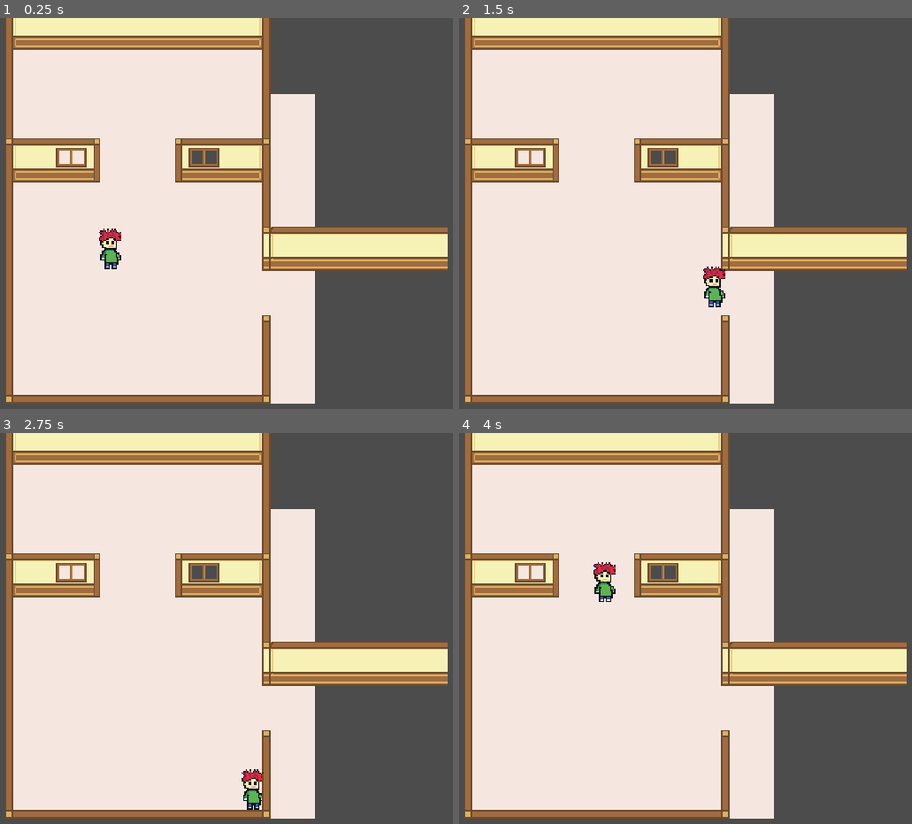
Above: before the commit, frames 1-4 (two rows, left to right).
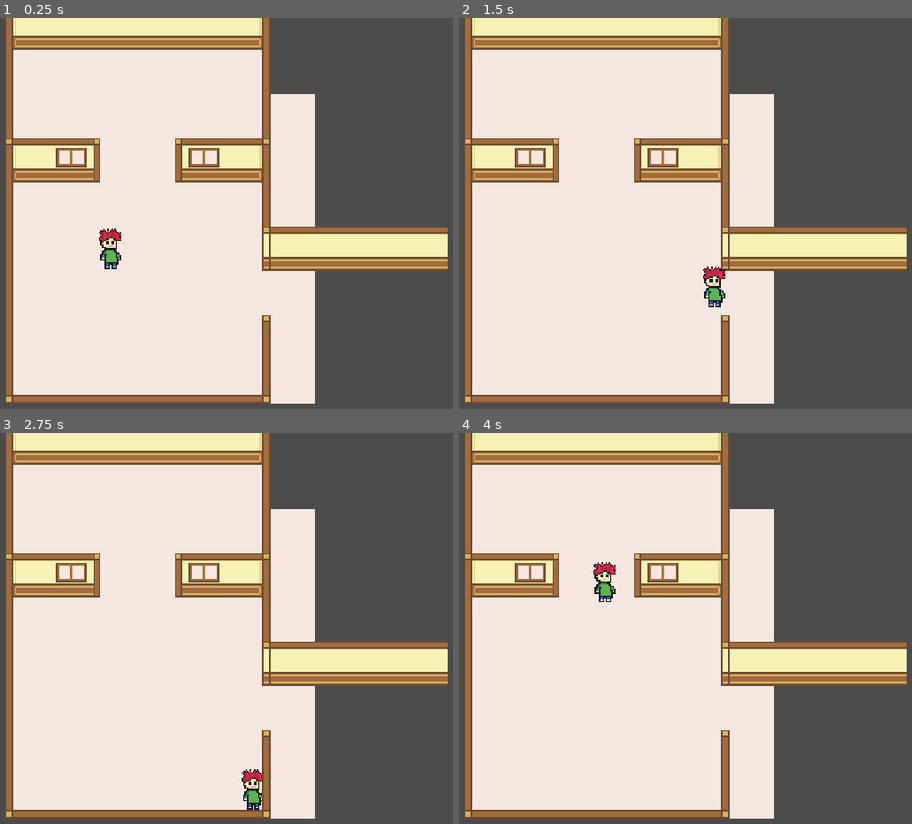
Above: after the commit, the same moments.

Repository: kevinms/godot-wild-jam-24
Game: Godot game, scene res://House.tscn
Same seed, same stepped clock (60 frames per second), same inputs: the game is played once before the commit and once after it. This scene is started directly instead of the project's main scene.
Inputs:
- Up to frame 1 (0.25 s): no input
- Up to frame 2 (1.5 s): tap Enter at 0.5 s; hold Right (ui_right) 0.53-1.28 s; hold Down (ui_down) from 1.28 s (still down)
- Up to frame 3 (2.75 s): release Down (ui_down) at 2.03 s; hold Right (ui_right) from 2.03 s (still down)
- Up to frame 4 (4 s): tap Space at 2.75 s; release Right (ui_right) at 2.78 s; hold Up (ui_up) 2.78-3.53 s; hold Left (ui_left) from 3.53 s (still down)

The runs differ from the first frame. In frame 1, 0.2% of the frame differs, in the area x 42-61%, y 33-62%; in frame 2, 0.2%; in frame 3, 0.2%; in frame 4, 0.2%.

Commit message:
More work on wall tileset with collision fixes and style changes.

Diff:
--- a/House.tscn
+++ b/House.tscn
@@ -27,21 +27,18 @@
 0/shapes = [  ]
 0/z_index = 0
 
-[sub_resource type="ConvexPolygonShape2D" id=1]
-points = PoolVector2Array( 32, 28, 0, 28, 0, 24, 32, 24 )
-
 [sub_resource type="ConvexPolygonShape2D" id=2]
+points = PoolVector2Array( 32, 28, 0, 28, 0, 24, 32, 24 )
+
+[sub_resource type="ConvexPolygonShape2D" id=3]
 points = PoolVector2Array( 32, 28, 6, 28, 6, 24, 32, 24 )
 
-[sub_resource type="ConvexPolygonShape2D" id=3]
-points = PoolVector2Array( 32, 28, 0, 28, 0, 24, 32, 24 )
-
 [sub_resource type="ConvexPolygonShape2D" id=4]
+points = PoolVector2Array( 32, 28, 0, 28, 0, 24, 32, 24 )
+
+[sub_resource type="ConvexPolygonShape2D" id=5]
 points = PoolVector2Array( 26, 28, 0, 28, 0, 24, 26, 24 )
 
-[sub_resource type="ConvexPolygonShape2D" id=5]
-points = PoolVector2Array( 6, 32, 0, 32, 0, 0, 6, 0 )
-
 [sub_resource type="ConvexPolygonShape2D" id=6]
 points = PoolVector2Array( 6, 32, 0, 32, 0, 0, 6, 0 )
 
@@ -49,17 +46,17 @@
 points = PoolVector2Array( 6, 32, 0, 32, 0, 0, 6, 0 )
 
 [sub_resource type="ConvexPolygonShape2D" id=8]
+points = PoolVector2Array( 6, 32, 0, 32, 0, 0, 6, 0 )
+
+[sub_resource type="ConvexPolygonShape2D" id=9]
 points = PoolVector2Array( 6, 26, 32, 26, 32, 32, 6, 32 )
 
-[sub_resource type="ConvexPolygonShape2D" id=9]
+[sub_resource type="ConvexPolygonShape2D" id=10]
 points = PoolVector2Array( 32, 32, 0, 32, 0, 26, 32, 26 )
 
-[sub_resource type="ConvexPolygonShape2D" id=10]
+[sub_resource type="ConvexPolygonShape2D" id=11]
 points = PoolVector2Array( 26, 32, 0, 32, 0, 26, 26, 26 )
 
-[sub_resource type="ConvexPolygonShape2D" id=11]
-points = PoolVector2Array( 32, 32, 26, 32, 26, 0, 32, 0 )
-
 [sub_resource type="ConvexPolygonShape2D" id=12]
 points = PoolVector2Array( 32, 32, 26, 32, 26, 0, 32, 0 )
 
@@ -67,13 +64,13 @@
 points = PoolVector2Array( 32, 32, 26, 32, 26, 0, 32, 0 )
 
 [sub_resource type="ConvexPolygonShape2D" id=14]
-points = PoolVector2Array( 6, 32, 0, 32, 0, 0, 6, 0 )
+points = PoolVector2Array( 32, 32, 26, 32, 26, 0, 32, 0 )
 
 [sub_resource type="ConvexPolygonShape2D" id=15]
-points = PoolVector2Array( 32, 32, 26, 32, 26, 0, 32, 0 )
+points = PoolVector2Array( 6, 32, 0, 32, 0, 0, 6, 0 )
 
 [sub_resource type="ConvexPolygonShape2D" id=16]
-points = PoolVector2Array( 32, 28, 0, 28, 0, 24, 32, 24 )
+points = PoolVector2Array( 32, 32, 26, 32, 26, 0, 32, 0 )
 
 [sub_resource type="ConvexPolygonShape2D" id=17]
 points = PoolVector2Array( 32, 28, 0, 28, 0, 24, 32, 24 )
@@ -81,31 +78,34 @@
 [sub_resource type="ConvexPolygonShape2D" id=18]
 points = PoolVector2Array( 32, 28, 0, 28, 0, 24, 32, 24 )
 
+[sub_resource type="ConvexPolygonShape2D" id=19]
+points = PoolVector2Array( 32, 28, 0, 28, 0, 24, 32, 24 )
+
+[sub_resource type="ConvexPolygonShape2D" id=20]
+points = PoolVector2Array( 5, 28, 0, 28, 0, 24, 5, 24 )
+
 [sub_resource type="ConvexPolygonShape2D" id=21]
+points = PoolVector2Array( 32, 28, 27, 28, 27, 24, 32, 24 )
+
+[sub_resource type="ConvexPolygonShape2D" id=22]
 points = PoolVector2Array( 5, 28, 0, 28, 0, 24, 5, 24 )
 
-[sub_resource type="ConvexPolygonShape2D" id=22]
+[sub_resource type="ConvexPolygonShape2D" id=23]
 points = PoolVector2Array( 32, 28, 27, 28, 27, 24, 32, 24 )
 
-[sub_resource type="ConvexPolygonShape2D" id=23]
-points = PoolVector2Array( 5, 28, 0, 28, 0, 24, 5, 24 )
-
 [sub_resource type="ConvexPolygonShape2D" id=24]
-points = PoolVector2Array( 32, 28, 27, 28, 27, 24, 32, 24 )
+points = PoolVector2Array( 6, 32, 0, 32, 0, 0, 6, 0 )
+
+[sub_resource type="ConvexPolygonShape2D" id=25]
+points = PoolVector2Array( 32, 32, 26, 32, 26, 0, 32, 0 )
+
+[sub_resource type="ConvexPolygonShape2D" id=26]
+points = PoolVector2Array( 6, 32, 0, 32, 0, 0, 6, 0 )
 
 [sub_resource type="ConvexPolygonShape2D" id=27]
-points = PoolVector2Array( 6, 32, 0, 32, 0, 0, 6, 0 )
-
-[sub_resource type="ConvexPolygonShape2D" id=28]
-points = PoolVector2Array( 32, 32, 26, 32, 26, 0, 32, 0 )
-
-[sub_resource type="ConvexPolygonShape2D" id=29]
-points = PoolVector2Array( 6, 32, 0, 32, 0, 0, 6, 0 )
-
-[sub_resource type="ConvexPolygonShape2D" id=30]
-points = PoolVector2Array( 32, 32, 26, 32, 26, 0, 32, 0 )
-
-[sub_resource type="TileSet" id=19]
+points = PoolVector2Array( 32, 32, 26, 32, 26, 0, 32, 0 )
+
+[sub_resource type="TileSet" id=28]
 0/name = "walls.png 0"
 0/texture = ExtResource( 1 )
 0/tex_offset = Vector2( 0, 0 )
@@ -144,125 +144,131 @@
 1/navigation_offset = Vector2( 0, 0 )
 1/shape_offset = Vector2( 0, 0 )
 1/shape_transform = Transform2D( 1, 0, 0, 1, 0, 0 )
-1/shape = SubResource( 1 )
+1/shape = SubResource( 2 )
 1/shape_one_way = false
 1/shape_one_way_margin = 1.0
 1/shapes = [ {
 "autotile_coord": Vector2( 1, 2 ),
 "one_way": false,
 "one_way_margin": 1.0,
-"shape": SubResource( 1 ),
+"shape": SubResource( 2 ),
 "shape_transform": Transform2D( 1, 0, 0, 1, 0, 0 )
 }, {
 "autotile_coord": Vector2( 3, 0 ),
 "one_way": false,
 "one_way_margin": 1.0,
-"shape": SubResource( 2 ),
+"shape": SubResource( 3 ),
 "shape_transform": Transform2D( 1, 0, 0, 1, 0, 0 )
 }, {
 "autotile_coord": Vector2( 4, 0 ),
 "one_way": false,
 "one_way_margin": 1.0,
-"shape": SubResource( 3 ),
+"shape": SubResource( 4 ),
 "shape_transform": Transform2D( 1, 0, 0, 1, 0, 0 )
 }, {
 "autotile_coord": Vector2( 5, 0 ),
 "one_way": false,
 "one_way_margin": 1.0,
-"shape": SubResource( 4 ),
+"shape": SubResource( 5 ),
 "shape_transform": Transform2D( 1, 0, 0, 1, 0, 0 )
 }, {
 "autotile_coord": Vector2( 3, 1 ),
 "one_way": false,
 "one_way_margin": 1.0,
-"shape": SubResource( 5 ),
+"shape": SubResource( 6 ),
 "shape_transform": Transform2D( 1, 0, 0, 1, 0, 0 )
 }, {
 "autotile_coord": Vector2( 3, 2 ),
 "one_way": false,
 "one_way_margin": 1.0,
-"shape": SubResource( 6 ),
+"shape": SubResource( 7 ),
 "shape_transform": Transform2D( 1, 0, 0, 1, 0, 0 )
 }, {
 "autotile_coord": Vector2( 3, 3 ),
 "one_way": false,
 "one_way_margin": 1.0,
-"shape": SubResource( 7 ),
+"shape": SubResource( 8 ),
 "shape_transform": Transform2D( 1, 0, 0, 1, 0, 0 )
 }, {
 "autotile_coord": Vector2( 3, 3 ),
 "one_way": false,
 "one_way_margin": 1.0,
-"shape": SubResource( 8 ),
+"shape": SubResource( 9 ),
 "shape_transform": Transform2D( 1, 0, 0, 1, 0, 0 )
 }, {
 "autotile_coord": Vector2( 4, 3 ),
 "one_way": false,
 "one_way_margin": 1.0,
-"shape": SubResource( 9 ),
+"shape": SubResource( 10 ),
 "shape_transform": Transform2D( 1, 0, 0, 1, 0, 0 )
 }, {
 "autotile_coord": Vector2( 5, 3 ),
 "one_way": false,
 "one_way_margin": 1.0,
-"shape": SubResource( 10 ),
+"shape": SubResource( 11 ),
 "shape_transform": Transform2D( 1, 0, 0, 1, 0, 0 )
 }, {
 "autotile_coord": Vector2( 5, 3 ),
 "one_way": false,
 "one_way_margin": 1.0,
-"shape": SubResource( 11 ),
+"shape": SubResource( 12 ),
 "shape_transform": Transform2D( 1, 0, 0, 1, 0, 0 )
 }, {
 "autotile_coord": Vector2( 5, 2 ),
 "one_way": false,
 "one_way_margin": 1.0,
-"shape": SubResource( 12 ),
+"shape": SubResource( 13 ),
 "shape_transform": Transform2D( 1, 0, 0, 1, 0, 0 )
 }, {
 "autotile_coord": Vector2( 5, 1 ),
 "one_way": false,
 "one_way_margin": 1.0,
-"shape": SubResource( 13 ),
+"shape": SubResource( 14 ),
 "shape_transform": Transform2D( 1, 0, 0, 1, 0, 0 )
 }, {
 "autotile_coord": Vector2( 3, 0 ),
 "one_way": false,
 "one_way_margin": 1.0,
-"shape": SubResource( 14 ),
+"shape": SubResource( 15 ),
 "shape_transform": Transform2D( 1, 0, 0, 1, 0, 0 )
 }, {
 "autotile_coord": Vector2( 5, 0 ),
 "one_way": false,
 "one_way_margin": 1.0,
-"shape": SubResource( 15 ),
+"shape": SubResource( 16 ),
 "shape_transform": Transform2D( 1, 0, 0, 1, 0, 0 )
 }, {
 "autotile_coord": Vector2( 0, 1 ),
 "one_way": false,
 "one_way_margin": 1.0,
-"shape": SubResource( 16 ),
+"shape": SubResource( 17 ),
 "shape_transform": Transform2D( 1, 0, 0, 1, 0, 0 )
 }, {
 "autotile_coord": Vector2( 1, 1 ),
 "one_way": false,
 "one_way_margin": 1.0,
-"shape": SubResource( 17 ),
+"shape": SubResource( 18 ),
 "shape_transform": Transform2D( 1, 0, 0, 1, 0, 0 )
 }, {
 "autotile_coord": Vector2( 2, 1 ),
 "one_way": false,
 "one_way_margin": 1.0,
-"shape": SubResource( 18 ),
+"shape": SubResource( 19 ),
 "shape_transform": Transform2D( 1, 0, 0, 1, 0, 0 )
 }, {
 "autotile_coord": Vector2( 2, 0 ),
 "one_way": false,
 "one_way_margin": 1.0,
+"shape": SubResource( 20 ),
+"shape_transform": Transform2D( 1, 0, 0, 1, 0, 0 )
+}, {
+"autotile_coord": Vector2( 1, 0 ),
+"one_way": false,
+"one_way_margin": 1.0,
 "shape": SubResource( 21 ),
 "shape_transform": Transform2D( 1, 0, 0, 1, 0, 0 )
 }, {
-"autotile_coord": Vector2( 1, 0 ),
+"autotile_coord": Vector2( 0, 0 ),
 "one_way": false,
 "one_way_margin": 1.0,
 "shape": SubResource( 22 ),
@@ -274,34 +280,28 @@
 "shape": SubResource( 23 ),
 "shape_transform": Transform2D( 1, 0, 0, 1, 0, 0 )
 }, {
-"autotile_coord": Vector2( 0, 0 ),
+"autotile_coord": Vector2( 2, 3 ),
 "one_way": false,
 "one_way_margin": 1.0,
 "shape": SubResource( 24 ),
 "shape_transform": Transform2D( 1, 0, 0, 1, 0, 0 )
 }, {
-"autotile_coord": Vector2( 2, 3 ),
+"autotile_coord": Vector2( 2, 2 ),
+"one_way": false,
+"one_way_margin": 1.0,
+"shape": SubResource( 25 ),
+"shape_transform": Transform2D( 1, 0, 0, 1, 0, 0 )
+}, {
+"autotile_coord": Vector2( 0, 3 ),
+"one_way": false,
+"one_way_margin": 1.0,
+"shape": SubResource( 26 ),
+"shape_transform": Transform2D( 1, 0, 0, 1, 0, 0 )
+}, {
+"autotile_coord": Vector2( 0, 2 ),
 "one_way": false,
 "one_way_margin": 1.0,
 "shape": SubResource( 27 ),
-"shape_transform": Transform2D( 1, 0, 0, 1, 0, 0 )
-}, {
-"autotile_coord": Vector2( 2, 2 ),
-"one_way": false,
-"one_way_margin": 1.0,
-"shape": SubResource( 28 ),
-"shape_transform": Transform2D( 1, 0, 0, 1, 0, 0 )
-}, {
-"autotile_coord": Vector2( 0, 3 ),
-"one_way": false,
-"one_way_margin": 1.0,
-"shape": SubResource( 29 ),
-"shape_transform": Transform2D( 1, 0, 0, 1, 0, 0 )
-}, {
-"autotile_coord": Vector2( 0, 2 ),
-"one_way": false,
-"one_way_margin": 1.0,
-"shape": SubResource( 30 ),
 "shape_transform": Transform2D( 1, 0, 0, 1, 0, 0 )
 } ]
 1/z_index = 0
@@ -311,10 +311,10 @@
 
 [node name="Floor" type="TileMap" parent="."]
 z_index = -99
-tile_set = SubResource( 20 )
+tile_set = SubResource( 1 )
 cell_size = Vector2( 32, 32 )
 format = 1
-tile_data = PoolIntArray( 196614, 0, 0, 196615, 0, 0, 196616 …(169 unchanged characters)…  0, 0, 327688, 0, 0, 327689, 0, 0, 327691, 0, 0, 327692, 0, 0, 393222, 0, 0, 393 …(473 unchanged characters)…
+tile_data = PoolIntArray( 196614, 0, 0, 196615, 0, 0, 196616 …(169 unchanged characters)…  0, 0, 327688, 0, 0, 327689, 0, 0, 327690, 0, 0, 327691, 0, 0, 327692, 0, 0, 393222, 0, 0, 393 …(473 unchanged characters)…
 
 [node name="YSort" type="YSort" parent="."]
 
@@ -322,9 +322,9 @@
 position = Vector2( 268.263, 254.9 )
 
 [node name="Walls" type="TileMap" parent="YSort"]
-tile_set = SubResource( 19 )
+tile_set = SubResource( 28 )
 cell_size = Vector2( 32, 32 )
 cell_tile_origin = 2
 cell_y_sort = true
 format = 1
-tile_data = PoolIntArray( 131078, 1, 3, 131079, 1, 4, 131080 …(552 unchanged characters)… 1, 65540, 458763, 1, 131072, 458764, 1, 65536, 458765, 1, 65537, 458766, 1, 65537, 45 …(329 unchanged characters)…
+tile_data = PoolIntArray( 131078, 1, 3, 131079, 1, 4, 131080 …(552 unchanged characters)… 1, 65540, 458763, 1, 131072, 458764, 1, 4, 458765, 1, 65537, 458766, 1, 65537, 45 …(329 unchanged characters)…
Not shown: 1 places in House.tscn that only renumber resources
